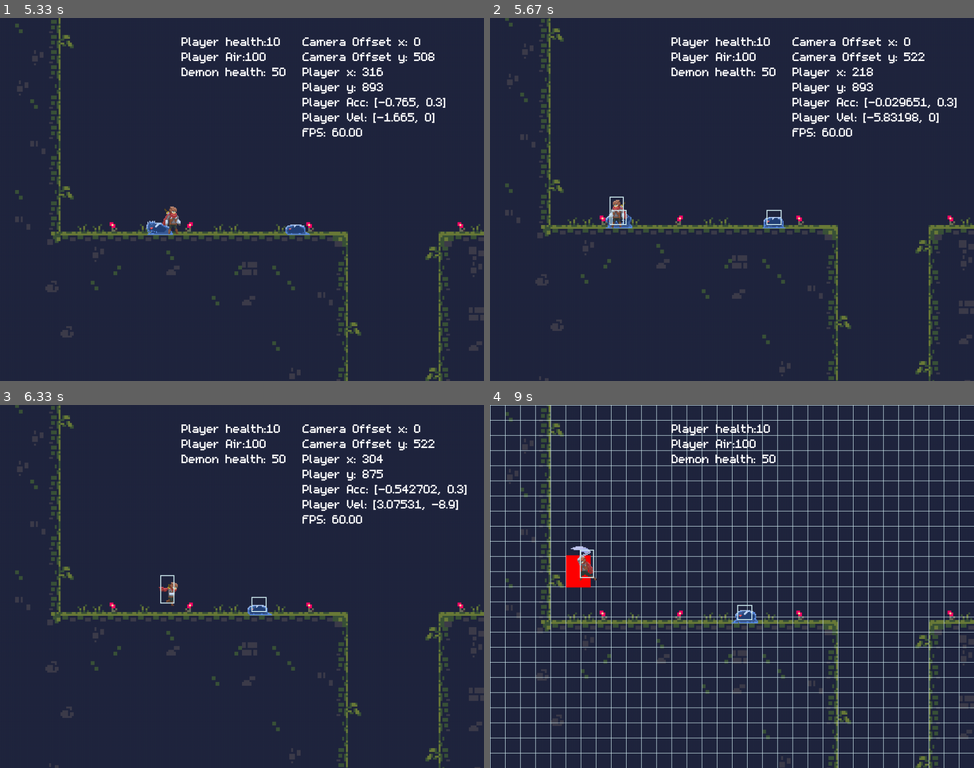
Above: before the commit, frames 1-4 (two rows, left to right).
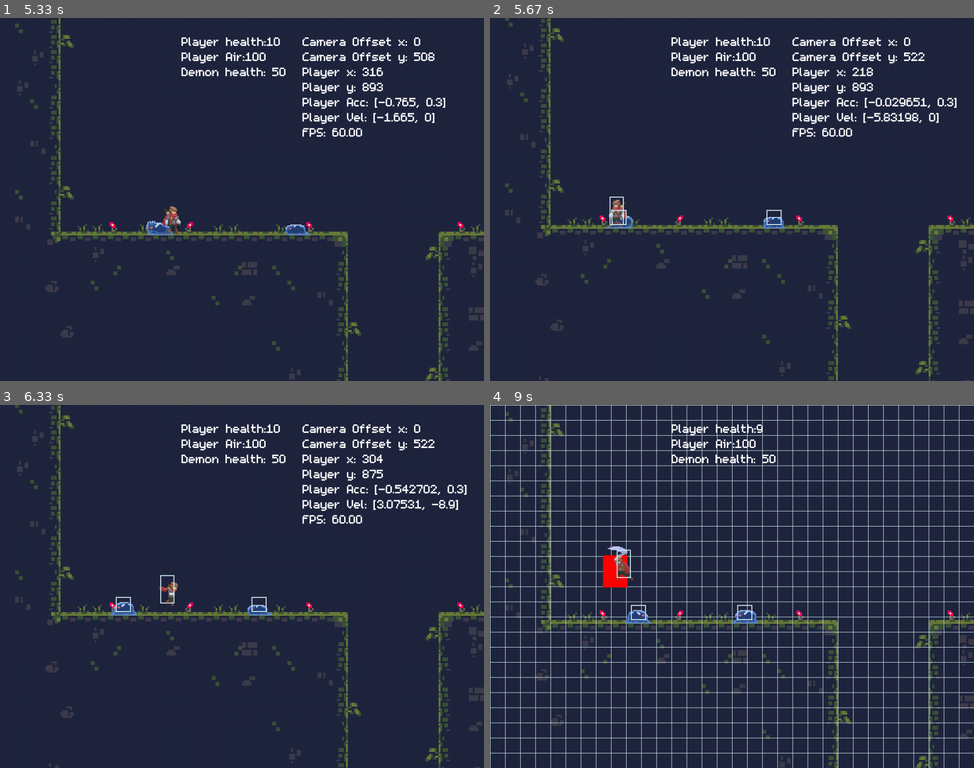
Above: after the commit, the same moments.

Repository: ArthurC13/A-Level-Project-Arthur-Chen
Game: pygame game, started from A level Project.py
The game is run twice, just before and just after one commit, with the same random seed, the same clock (stepped at 60 frames per second) and the same inputs.
Inputs:
- Up to frame 1 (5.33 s): hold Right 0.33-0.8 s; tap N at 0.83 s; hold Up 1.33-1.63 s; hold Right 1.67-2.13 s; tap 2 at 1.82, 3.55, 5.05 s; hold Left 2.17-2.7 s; tap 3 at 2.32, 3.98 s; hold Down 2.73-3.03 s; tap Z at 3.07, 3.47, 3.77, 3.9, 4.3, 4.6, 4.97 s; hold Left 3.4-3.8 s; hold Up 3.83-4.2 s; hold Right 4.23-4.87 s; hold Down 4.9-5.27 s; hold Left from 5.3 s (still down)
- Up to frame 2 (5.67 s): keep holding Left; tap Z at 5.37 s; tap 3 at 5.45 s
- Up to frame 3 (6.33 s): tap Z at 5.67, 5.87, 6.17 s; release Left at 5.77 s; hold Right 5.8-6.27 s; hold Up from 6.3 s (still down)
- Up to frame 4 (9 s): tap Z at 6.37, 6.7, 7, 7.2, 7.5, 8.1, 8.43, 8.73, 8.87 s; tap 2 at 6.45, 8.95 s; release Up at 6.6 s; hold Right 6.63-7.1 s; tap 3 at 6.78, 8.18 s; hold Left 7.13-7.67 s; tap 1 at 7.7 s; hold Down 8.03-8.33 s; hold Left 8.37-8.77 s; hold Up from 8.8 s (still down)

Frame 1 is identical in both runs. In frame 2, less than 0.1% of the frame differs, in the area x 23-30%, y 53-58%; in frame 3, 0.2%; in frame 4, 1.3%, in the area x 15-58%, y 5-61%.

Commit message:
small bug fix
delete enemies after they fall out of map

Diff:
--- a/A level Project.py
+++ b/A level Project.py
@@ -352,7 +352,7 @@
         if self.health <= 0 and self.current_action != 6:
             self.current_action = 6
             self.current_sprite = -1
-        if self.pos.y > self.game.map.height + 5000:
+        if self.pos.y > self.game.map.height + 3000:
             self.kill()
             self.game.game_over()
         self.animations()
@@ -388,7 +388,7 @@
         self.acc = pygame.math.Vector2(0, 0)
         self.last_attack = pygame.time.get_ticks()
         self.attack_rate = 2000
-        self.health = 1
+        self.health = 5
         self.invincible = False
 
     def movements(self):
@@ -506,6 +506,8 @@
         if self.health <= 0 and self.current_action != 3:
             self.current_action = 3
             self.current_sprite = -1
+        if self.pos.y > self.game.map.height + 3000:
+            self.kill()
         self.animations()
 
 #demon class
@@ -664,6 +666,8 @@
         if self.health <= 0 and self.current_action != 3:
             self.current_action = 3
             self.current_sprite = -1
+        if self.pos.y > self.game.map.height + 3000:
+            self.kill()
         self.animations()
 
 #Nightmare class
@@ -787,6 +791,8 @@
             self.current_action = 0
         if self.health <= 0:
             self.kill()
+        if self.pos.y > self.game.map.height + 3000:
+            self.kill()
         self.animations()
 
 #Key class
